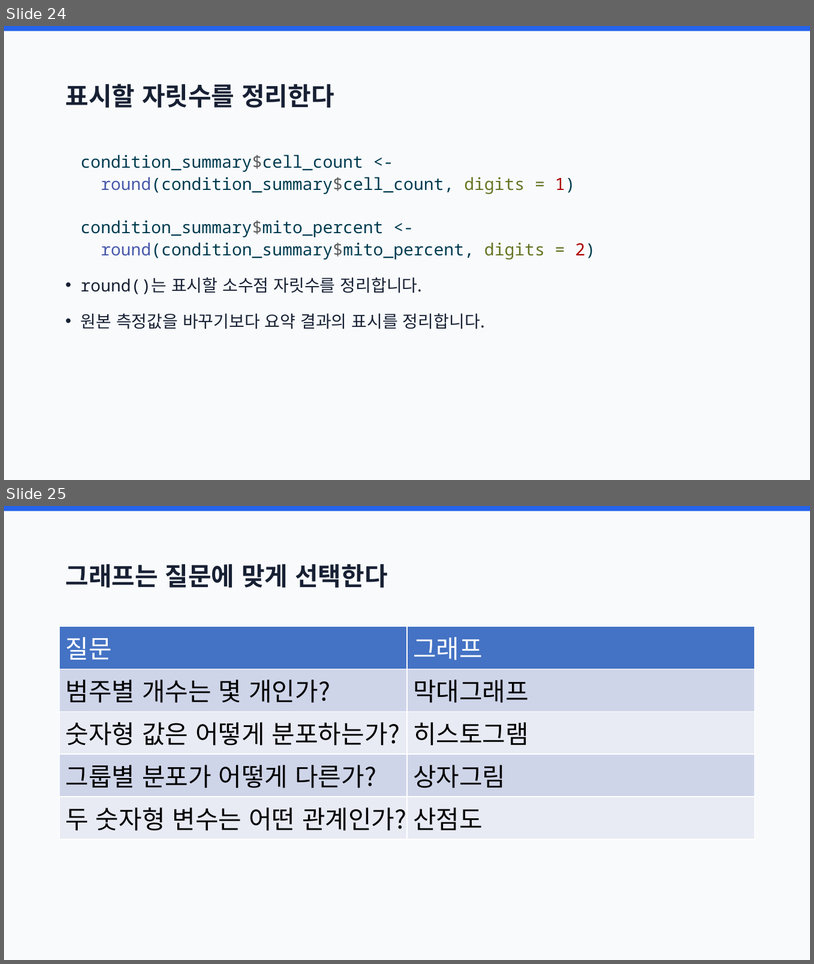
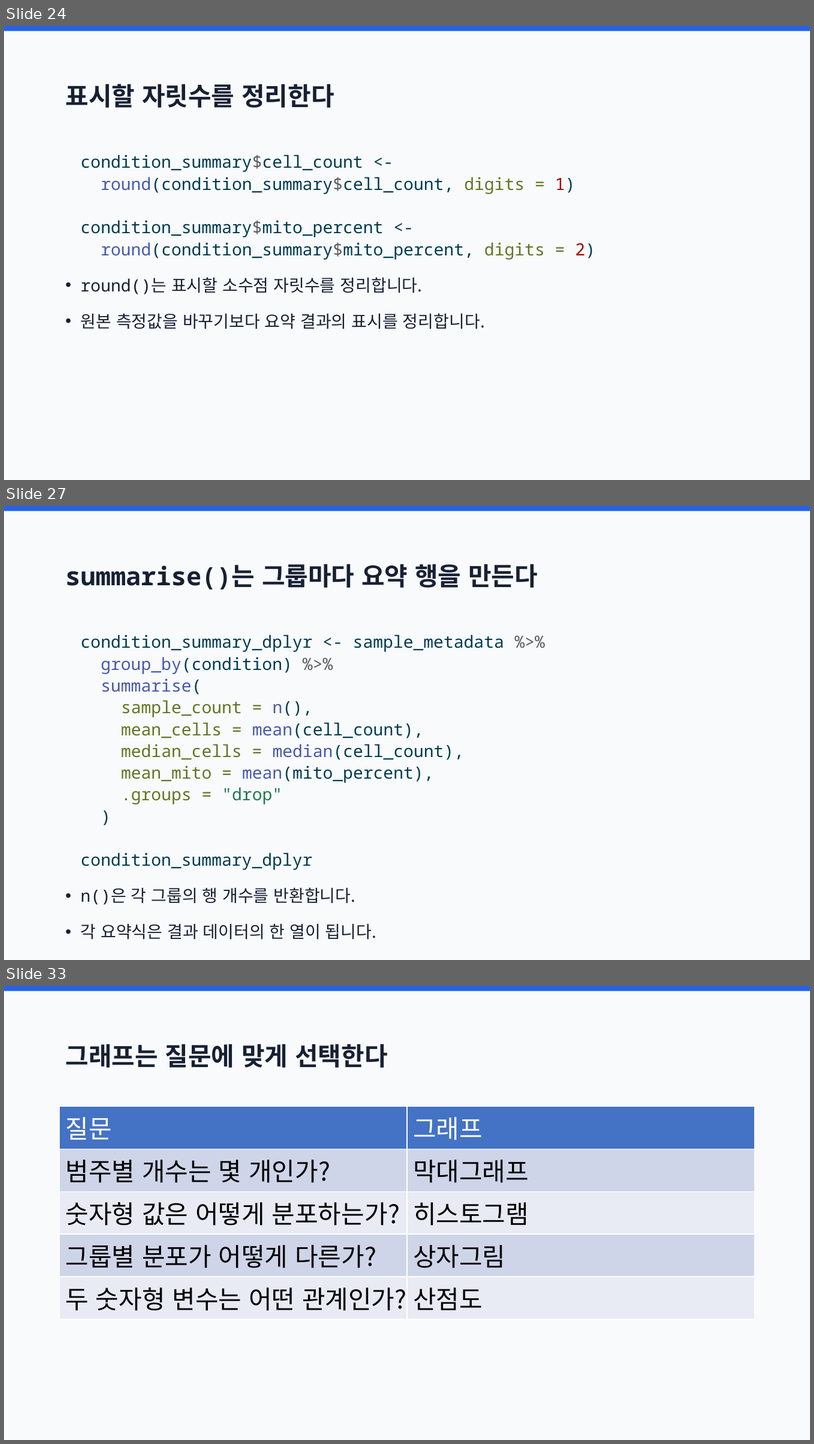
Before and after one commit to joonion/r-programming-basic, a slide deck: slides/10_summaries_and_visualization.pptx. Shown one above the other, each under a label of ours: slides 24 and 25 before the commit, slides 24, 27 and 33 after it; the slides between them are not shown. The pictures are 814x964 and 814x1444 pixels, drawn with LibreOffice and Linux fonts; fonts in the diff are those of the drawing. Boxes give left, top, right and bottom in pixels: in the first picture for what was removed or moved away, otherwise in the second. Text is boxed around its words. In the diff, an @@ line names an element or a change of style, - is before the commit and + after.

```diff
--- a/slides/10_summaries_and_visualization.pptx
+++ b/slides/10_summaries_and_visualization.pptx
@@ slide 27 added at box(4, 506, 810, 960), background #F8FAFC; not listed: 1 template element that a slide beside it also shows @@
@@ title added at box(65, 564, 538, 589), 30 pt, text #172033, bold @@
+summarise()는 그룹마다 요약 행을 만든다
@@ text added at box(81, 634, 504, 939), 20 pt, text #003B4F @@
+condition_summary_dplyr <- sample_metadata %>%
+group_by(condition) %>%
+summarise(
+sample_count = n(),
+mean_cells = mean(cell_count),
+median_cells = median(cell_count),
+mean_mito = mean(mito_percent),
+.groups = "drop"
+)
+condition_summary_dplyr
+• n()은 각 그룹의 행 개수를 반환합니다.
+• 각 요약식은 결과 데이터의 한 열이 됩니다.
@@ what was slide 25 is now slide 33 @@
```
Also in this commit, not shown: 3 slides changed, 18 other slides added, 59 other files.
